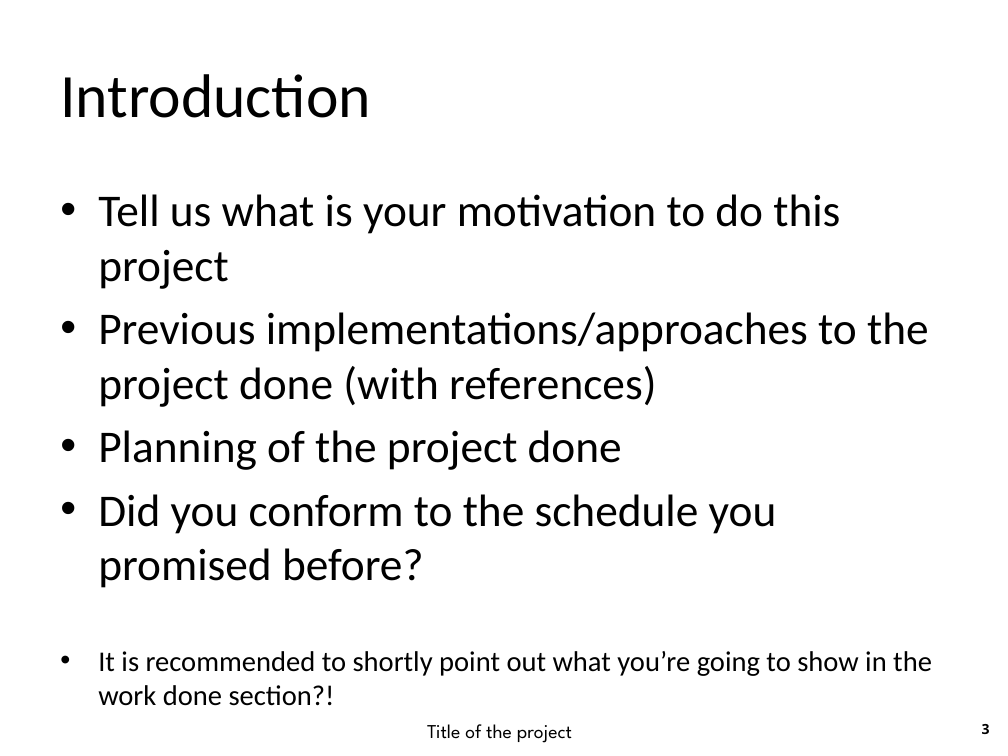
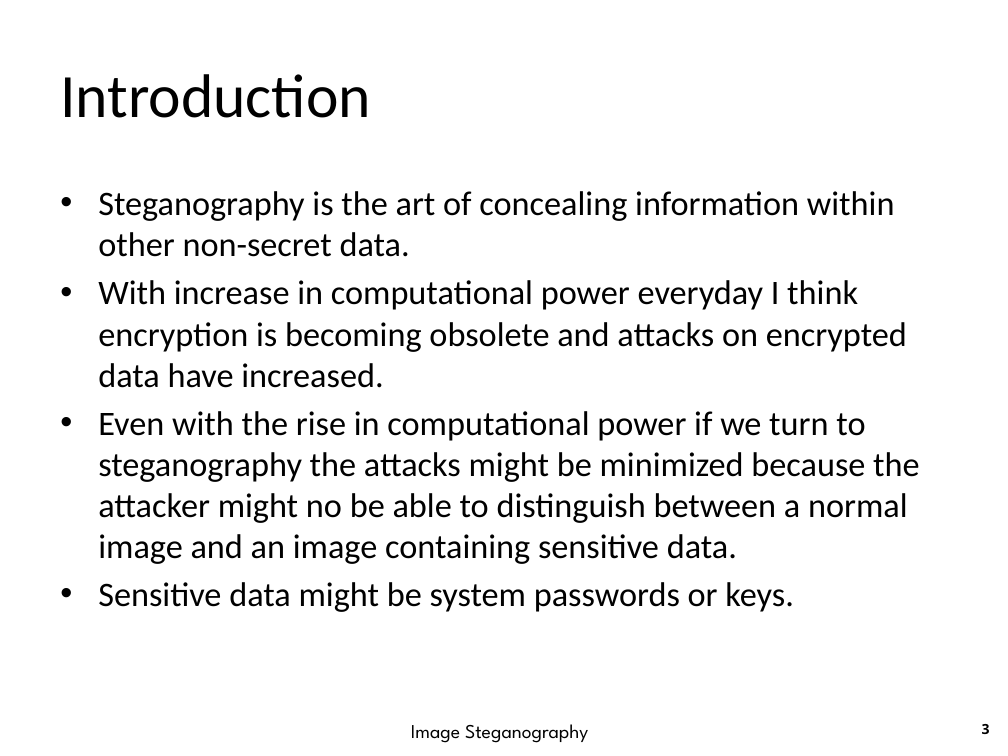
Before and after one commit to EmmanuelManeswa/Image-Steganography, a slide deck: slide 3 of docs/project 2/Project Presentation (154409 - Emmanuel Maneswa).pptx. Drawn at 1008x756 pixels with LibreOffice and Linux fonts; fonts in the diff are those of the drawing. Boxes give left, top, right and bottom in pixels: in the first picture for what was removed or moved away, otherwise in the second. Text is boxed around its words. In the diff, an @@ line names an element or a change of style, - is before the commit and + after.

```diff
--- a/docs/project 2/Project Presentation (154409 - Emmanuel Maneswa).pptx
+++ b/docs/project 2/Project Presentation (154409 - Emmanuel Maneswa).pptx
@@ text at (x1=98, y1=191, x2=919, y2=612): text changed; size 32.4 to 24.5 pt @@
-• Tell us what is your motivation to do this project
-• Previous implementations/approaches to the project done (with references)
-• Planning of the project done
-• Did you conform to the schedule you promised before?
-• It is recommended to shortly point out what you’re going to show in the work done section?!
+• Steganography is the art of concealing information within other non-secret data.
+• With increase in computational power everyday I think encryption is becoming obsolete and attacks on encrypted data have increased.
+• Even with the rise in computational power if we turn to steganography the attacks might be minimized because the attacker might no be able to distinguish between a normal image and an image containing sensitive data.
+• Sensitive data might be system passwords or keys.
@@ text at (x1=411, y1=724, x2=588, y2=743): text changed @@
-Title of the project
+Image Steganography
```
Also in this commit, not shown: 5 other slides changed, 11 slides added, 4 slides removed, 2 other files.
